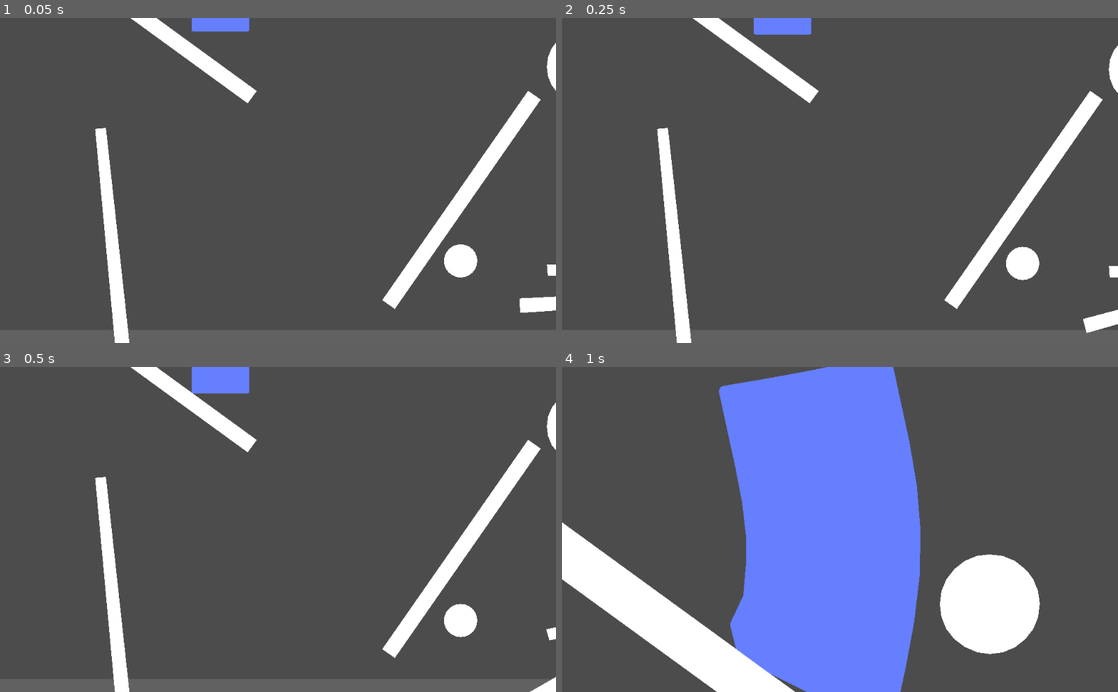
Above: before the commit, frames 1-4 (two rows, left to right).
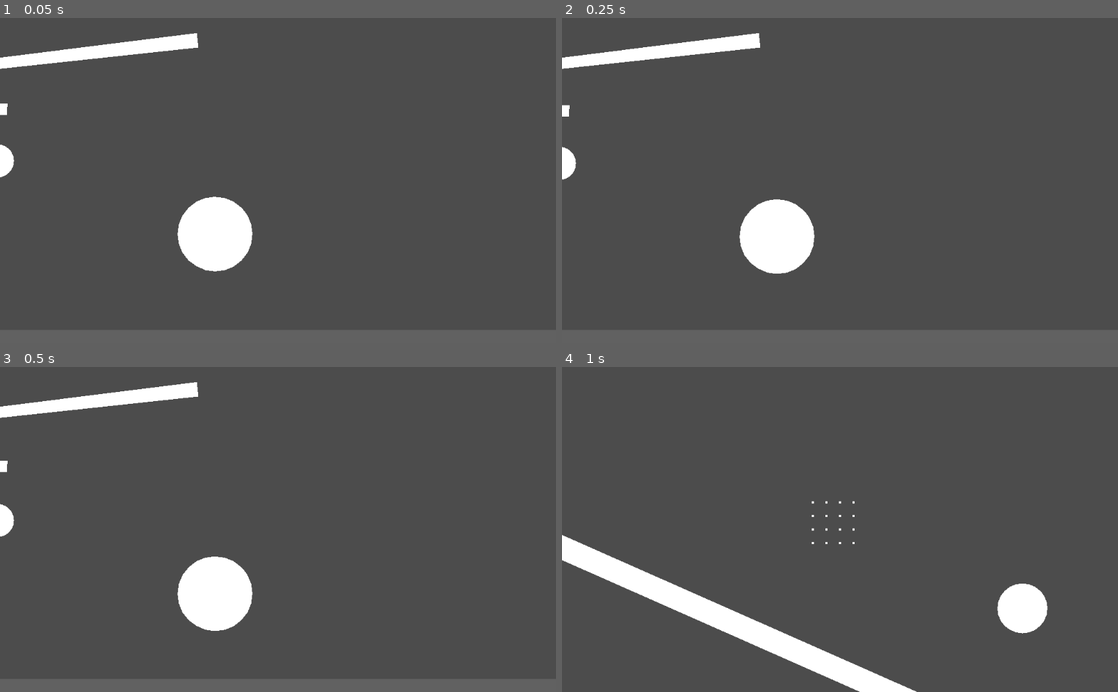
Above: after the commit, the same moments.

Repository: bustedwallstudios/Softbody
Game: Godot game, scene res://2dWorld.tscn
The game is run twice, just before and just after one commit, with the same random seed, the same clock (stepped at 60 frames per second) and the same inputs.
Inputs (mouse positions are in pixels of both pictures, inside the frame that each line leads up to):
- Up to frame 1 (0.05 s): no input
- Up to frame 2 (0.25 s): no input
- Up to frame 3 (0.5 s): no input
- Up to frame 4 (1 s): tap Enter (enterKey) at 0.5 s; move the mouse to (1023, 620) at 0.52 s; hold Right (ui_right) from 0.53 s (still down); hold S (camDown, bound only after the commit) from 0.53 s (still down); tap Keypad Enter (ui_accept) at 0.77 s; tap A (camLeft, bound only after the commit) at 0.8 s

The runs differ from the first frame. In frame 1, 10% of the frame differs, in the area x 0-100%, y 0-100%; in frame 2, 10%; in frame 3, 10%; in frame 4, 40%, in the area x 0-88%, y 0-100%.

Commit message:
Added the red tinting (working fully)

Diff:
--- a/2dWorld.tscn
+++ b/2dWorld.tscn
@@ -1,10 +1,11 @@
-[gd_scene load_steps=12 format=2]
+[gd_scene load_steps=13 format=2]
 
 [ext_resource path="res://MiscScripts/World.gd" type="Script" id=1]
 [ext_resource path="res://MiscScripts/Draggable2.gd" type="Script" id=2]
 [ext_resource path="res://MiscScripts/Draggable.gd" type="Script" id=3]
 [ext_resource path="res://MiscScripts/Rotate.gd" type="Script" id=4]
 [ext_resource path="res://Objects/SquishyBody.tscn" type="PackedScene" id=5]
+[ext_resource path="res://MiscScripts/WorldCamera.gd" type="Script" id=6]
 
 [sub_resource type="RectangleShape2D" id=3]
 extents = Vector2( 119, 13 )
@@ -31,6 +32,7 @@
 position = Vector2( -4, -272 )
 current = true
 zoom = Vector2( 3, 3 )
+script = ExtResource( 6 )
 
 [node name="World" type="Node2D" parent="."]
 
@@ -51,8 +53,8 @@
 polygon = PoolVector2Array( -5.95, -0.225, 5.95, -0.225, 5.95, 1.075, -5.95, 1.075 )
 
 [node name="RotatingBeam" type="StaticBody2D" parent="World"]
-position = Vector2( -945, -1288 )
-rotation = 0.630064
+position = Vector2( -1696, -2445 )
+rotation = 0.417134
 scale = Vector2( 1.475, 5 )
 constant_linear_velocity = Vector2( 0.269, 0 )
 __meta__ = {
@@ -67,8 +69,8 @@
 polygon = PoolVector2Array( -546, 3.99805, -546, -13.002, 659, -12.9976, 659, 4.00244 )
 
 [node name="RotatingBeam4" type="StaticBody2D" parent="World"]
-position = Vector2( 1029, -232 )
-rotation = -4.10501
+position = Vector2( -84.9998, -2028 )
+rotation = -3.99855
 scale = Vector2( 1.172, 5 )
 __meta__ = {
 "_edit_group_": true
@@ -82,8 +84,8 @@
 polygon = PoolVector2Array( -546, 3.99805, -546, -13.002, 659, -12.9976, 659, 4.00244 )
 
 [node name="RotatingBeam2" type="StaticBody2D" parent="World"]
-position = Vector2( -908, 105 )
-rotation = -1.66504
+position = Vector2( -2504, -417 )
+rotation = 0.851721
 scale = Vector2( 1.016, 3.251 )
 script = ExtResource( 4 )
 __meta__ = {
@@ -101,13 +103,14 @@
 polygon = PoolVector2Array( -27.2157, -0.289926, 32.9624, -0.241419, 32.9287, 0.677203, -27.2257, 0.947976 )
 
 [node name="RotatingBeam3" type="StaticBody2D" parent="World"]
-position = Vector2( 1876, 399 )
+position = Vector2( -990, -995 )
+rotation = 3.03164
 scale = Vector2( 1, 3.251 )
 script = ExtResource( 4 )
 __meta__ = {
 "_edit_group_": true
 }
-degreesPerFrame = -1.0
+degreesPerFrame = 0.0
 
 [node name="GroundCollision" type="CollisionShape2D" parent="World/RotatingBeam3"]
 position = Vector2( 56.2972, -4.48892 )
@@ -119,7 +122,7 @@
 polygon = PoolVector2Array( -27.2157, -0.289926, 32.9624, -0.241419, 32.9287, 0.677203, -27.2257, 0.947976 )
 
 [node name="Beam" type="RigidBody2D" parent="World"]
-position = Vector2( 1820, 204 )
+position = Vector2( -1901, -687 )
 mass = 20.0
 gravity_scale = 3.72
 can_sleep = false
@@ -139,7 +142,7 @@
 polygon = PoolVector2Array( -16.9075, -0.197987, 20.0952, -0.13546, 20.0282, 3.01541, -16.674, 2.99974 )
 
 [node name="Ball" type="RigidBody2D" parent="World"]
-position = Vector2( 1005, 173 )
+position = Vector2( -1555, -381 )
 collision_layer = 3
 collision_mask = 3
 input_pickable = true
@@ -162,7 +165,7 @@
 polygon = PoolVector2Array( -4.45, 1.625, -4.6, 0.425001, -4.45, -0.775, -4, -1.875, -3.25, -2.825, -2.3, -3.575, -1.2, …(247 unchanged characters)…
 
 [node name="BigBall" type="RigidBody2D" parent="World"]
-position = Vector2( 1688, -901 )
+position = Vector2( -352, 26 )
 collision_layer = 3
 collision_mask = 3
 input_pickable = true
@@ -185,14 +188,17 @@
 polygon = PoolVector2Array( -4.45, 1.625, -4.6, 0.425001, -4.45, -0.775, -4, -1.875, -3.25, -2.825, -2.3, -3.575, -1.2, …(247 unchanged characters)…
 
 [node name="SquishyBody" parent="." instance=ExtResource( 5 )]
-position = Vector2( -472, -1708 )
-pointsHorz = 5
-pointsVert = 9
-stiffness = 13.49
-gravity = Vector2( 0, 10 )
-includeCornerSupports = true
+position = Vector2( -1348, -3039 )
+pointsHorz = 4
+pointsVert = 4
+sizeInPx = 150
+pointRadius = 5.0
+stiffness = 15.0
+gravity = Vector2( 0, 5 )
+forceTint = true
 showLines = false
-showPolygon = true
+showPoints = true
+showOutline = false
 
 [connection signal="input_event" from="World/Ball" to="World/Ball" method="inputEvent"]
 [connection signal="input_event" from="World/BigBall" to="World/BigBall" method="inputEvent"]
--- /dev/null
+++ b/MiscScripts/WorldCamera.gd
@@ -0,0 +1,13 @@
+extends Camera2D
+
+export (float, 5, 50) var spd = 20
+
+func _physics_process(delta):
+	if Input.is_action_pressed("camUp"):
+		self.position.y -= spd
+	if Input.is_action_pressed("camDown"):
+		self.position.y += spd
+	if Input.is_action_pressed("camRight"):
+		self.position.x += spd
+	if Input.is_action_pressed("camLeft"):
+		self.position.x -= spd
--- a/Objects/PhysicsPoint.gd
+++ b/Objects/PhysicsPoint.gd
@@ -1,9 +1,18 @@
 extends RigidBody2D
 
-# Set by the spring every frame
+# Set by the springs every frame
 var totalSpringForce:Vector2
 
 var gravityForce:Vector2
+
+# If this is true, each point will be colored based on the forces being applied to it.
+var doTint:bool
+# This is the TOTAL FORCE applied by EVERY spring attached to this point.
+# If there are two springs connected to this point, which are applying equal and
+# opposite forces, the NET force will be 0. However, here I am interested in the
+# total absolute force, so instead of adding the vectors, I instead add the scalar
+# length of all spring forces acting on this point.
+var absoluteForce:float = 0.01
 
 func _physics_process(_delta):
 
@@ -11,6 +20,13 @@
 	# the points if there is a high mass (F = ma -> a = F/m). The gravity is unaffected by the
 	# mass, and so is added on outside of the division.
 	var finalForce = ((totalSpringForce)/mass) + gravityForce
+
+	if doTint:
+		# The color range: the higher absoluteForce, the closer to 0 the result is, and the closer to red
+		# the point becomes.
+		var tint = 1/(absoluteForce/100)
+
+		$Marker.color = Color(1, tint, tint)
 
 	self.linear_velocity += finalForce
 
@@ -21,3 +37,10 @@
 
 	# Reset this to 0 for next frame
 	totalSpringForce = Vector2.ZERO
+	absoluteForce = 0.01
+
+func applySpringForce(f):
+	# For the tint
+	absoluteForce += f.length()
+
+	totalSpringForce += f
--- a/Objects/Spring.gd
+++ b/Objects/Spring.gd
@@ -104,8 +104,8 @@
 	# Set the spring force applied to each point to the force we calculated
 	# This will be set by all the springs affecting the point, and THEN
 	# integrated into the point itself
-	PointA.totalSpringForce += forceOnPointA
-	PointB.totalSpringForce += forceOnPointB
+	PointA.applySpringForce(forceOnPointA)
+	PointB.applySpringForce(forceOnPointB)
 
 	# If the springs are plastic, it will deform slightly to the amount it has been
 	# squished.
--- a/Objects/SquishyBody.gd
+++ b/Objects/SquishyBody.gd
@@ -45,6 +45,10 @@
 # two points diagonally inwards of the corner.
 export (bool) var includeCornerSupports = false
 
+# If this is false, the points will be a rainbow, if it is true, they will be tinted every frame
+# based on the forces being applied to them.
+export (bool) var forceTint = false
+
 export (bool) var showLines   = true
 export (bool) var showPoints  = false
 export (bool) var showPolygon = false
@@ -104,6 +108,9 @@
 
 			# All the points need to have the same gravity also
 			newPoint.gravityForce = gravity
+
+			# Whether we are tinting the points based on the forces applied to them
+			newPoint.doTint = forceTint
 
 			add_child(newPoint)
 
--- a/Objects/SquishyBody.tscn
+++ b/Objects/SquishyBody.tscn
@@ -8,7 +8,6 @@
 script = ExtResource( 3 )
 PhysicsPoint = ExtResource( 1 )
 PhysicsSpring = ExtResource( 2 )
-pointsHorz = 1
 
 [node name="Shape" type="Polygon2D" parent="."]
 z_index = 1
@@ -23,3 +22,4 @@
 end_cap_mode = 2
 
 [node name="SquishyBodyCamera" type="Camera2D" parent="."]
+zoom = Vector2( 2, 2 )
--- a/project.godot
+++ b/project.godot
@@ -32,6 +32,26 @@
 "events": [ Object(InputEventKey,"resource_local_to_scene":false,"resource_name":"","device":0,"alt":false,"shift":false,"control":false,"meta":false,"command":false,"pressed":false,"scancode":16777221,"physical_scancode":0,"unicode":0,"echo":false,"script":null)
  ]
 }
+camUp={
+"deadzone": 0.5,
+"events": [ Object(InputEventKey,"resource_local_to_scene":false,"resource_name":"","device":0,"alt":false,"shift":false,"control":false,"meta":false,"command":false,"pressed":false,"scancode":0,"physical_scancode":87,"unicode":0,"echo":false,"script":null)
+ ]
+}
+camRight={
+"deadzone": 0.5,
+"events": [ Object(InputEventKey,"resource_local_to_scene":false,"resource_name":"","device":0,"alt":false,"shift":false,"control":false,"meta":false,"command":false,"pressed":false,"scancode":68,"physical_scancode":0,"unicode":0,"echo":false,"script":null)
+ ]
+}
+camDown={
+"deadzone": 0.5,
+"events": [ Object(InputEventKey,"resource_local_to_scene":false,"resource_name":"","device":0,"alt":false,"shift":false,"control":false,"meta":false,"command":false,"pressed":false,"scancode":83,"physical_scancode":0,"unicode":0,"echo":false,"script":null)
+ ]
+}
+camLeft={
+"deadzone": 0.5,
+"events": [ Object(InputEventKey,"resource_local_to_scene":false,"resource_name":"","device":0,"alt":false,"shift":false,"control":false,"meta":false,"command":false,"pressed":false,"scancode":65,"physical_scancode":0,"unicode":0,"echo":false,"script":null)
+ ]
+}
 
 [physics]
 
